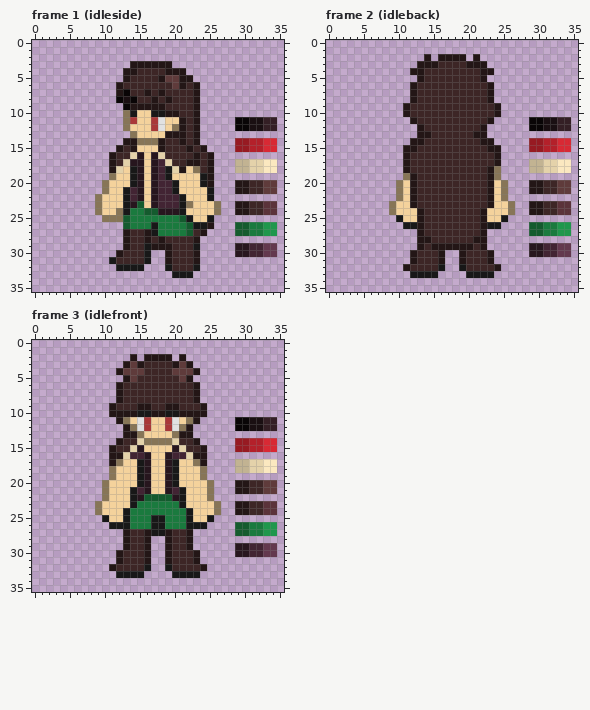
Pixel-art file: Assets/TCCHD2D/Art/Sprites/spr_Bjorn.ase. The first picture shows the starting point.
36x36 pixels, 21 frames. Colours within 5 levels of each other are drawn and written as one. Shown: frame 1 (idleside), frame 2 (idleback), frame 3 (idlefront). The commit also changed other frames, which this record leaves out.
The same view after the edit:
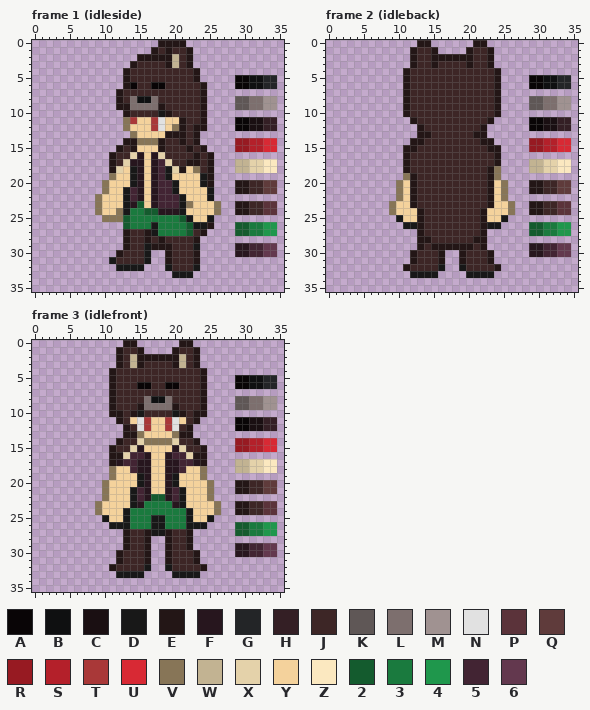
Palette (. is transparent): A #090506  B #0f1011  C #1a0f12  D #181818  E #231616  F #27161e  G #232527  H #341f25  J #3d2626  K #5f5756  L #7d6f6e  M #a09291  N #e1e1e1  P #5b333a  Q #5f3b3b  R #971a22  S #b4202a  T #a93838  U #d82934  V #877557  W #c2b392  X #e4d2aa  Y #f4d29c  Z #fbe8c0  2 #145b2e  3 #1a7a3e  4 #1f974c  5 #422433  6 #63384e
The exact change:
Changed rows in their new state; - is an unchanged pixel.
Frame 1 (idleside), layers "Layer 1", "idleside":
first column x 12:
 0 ------EEEE-------------
 1 -----EJEJJE------------
 2 ---EEEEEWJE------------
 3 ---JJJJ-WJE------------
 4 --J----JJJJE-----------
 5 ------JJJJJE-----AABBGG
 6 .EA--AA-JJ-JE----AABBGG
 7 -J--J-J----JE----------
 8 EJLBBL-J---JE----KKLLMM
 9 EELLLL-----JE----KKLLMM
10 -EJJJJ--J--JE----------
11 -----------JE----------
12 ------------E----------
Frame 2 (idleback), layers "Layer 1", "idleside":
first column x 11:
 0 --EE------EE------------
 1 -EJJE----EJJE-----------
 2 -EJJE----EJJE-----------
 3 -EJJ------JJE-----------
 4 EJJ--------JJE----------
 5 EJJ--------JJE----AABBGG
 6 EJ----------JE----AABBGG
 7 EJ----------JE----------
 8 EJ----------JE----KKLLMM
 9 ------------------KKLLMM
Frame 3 (idlefront), layers "Layer 1", "idleside":
first column x 11:
 0 --EE------EE------------
 1 -EJJE----EJJE-----------
 2 -EJWE----EWJE-----------
 3 -EJW------WJE-----------
 4 EJJJJ----JJJJE----------
 5 EJJJ------JJJE----AABBGG
 6 EJ--AA--AA--JE----AABBGG
 7 EJ----------JE----------
 8 EJ---LBBL---JE----KKLLMM
 9 -----LLLL---------KKLLMM
10 --J--JJJJ--J------------
11 --J--------J------------
12 ---J------J-------------
first column x 12:
17 F55F----F55F
18 --5F----F5--
first column x 15:
22 5F--F5
23 F----F
Boxes around the changes in both pictures, in picture pixels (x1, y1, x2, y2):
changed: (116, 40, 277, 131)
changed: (403, 40, 571, 110)
changed: (109, 340, 277, 508)
